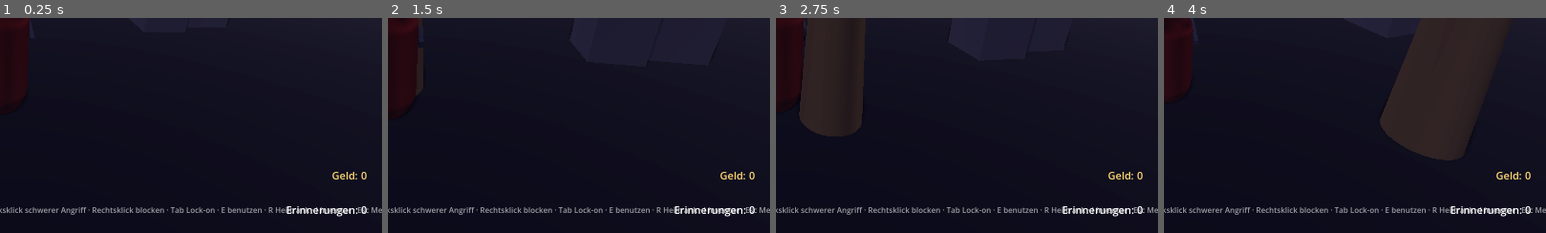
Above: before the commit, frames 1-4 (left to right).
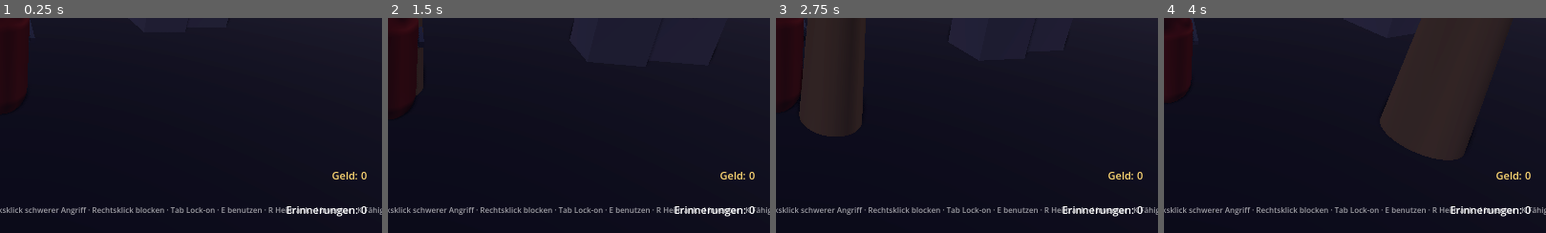
Above: after the commit, the same moments.

Repository: Aurelvonwatzdorf/nr1
Game: Godot game, scene res://tests/smoke_test.tscn
Two runs of this game, one before a commit and one after it. Both use one fixed random seed, a clock stepped at 60 frames per second and the inputs below. This scene is started directly instead of the project's main scene.
Inputs (mouse positions are % of the whole screen's width and height, from its top left):
- Up to frame 1 (0.25 s): no input
- Up to frame 2 (1.5 s): move the mouse to (55, 50) at 0.52 s; hold Right mouse button (block) 0.53-1.28 s; hold W (move_forward) from 0.53 s (still down); tap Shift (sprint) at 0.8, 1.35 s; tap Enter at 1.25 s; move the mouse to (45, 50) at 1.27 s
- Up to frame 3 (2.75 s): keep holding W (move_forward); right-click (45, 50) at 1.55 s; tap Space (dodge) at 2 s; move the mouse to (52, 48) at 2.02 s; hold Shift (sprint) from 2.03 s (still down); click (52, 48) at 2.1 s
- Up to frame 4 (4 s): keep holding W (move_forward); move the mouse to (49, 52) at 2.77 s; release Shift (sprint) at 2.78 s; right-click (49, 52) at 2.85 s; move the mouse to (57, 51) at 3.52 s; hold Shift (sprint) from 3.53 s (still down); tap Space (dodge) at 3.6 s
The pictures show only the part of the screen within x 50-100%, y 50-100%; the shares and areas given below are measured in that part.

The runs differ from the first frame. In frame 1, 0.1% of the frame differs, in the area x 94-100%, y 88-92%; in frame 2, 0.1%; in frame 3, 0.1%; in frame 4, 0.1%.

Commit message:
M5 step 2: skill trees with skill points and story locks
SkillData/SkillTreeData resources, one skill point per level-up, skills
that need previous skills or a story flag, a skill tree menu on K, and
Aurel's tree data (Aufstieg, Glut, Insider). Skills, points and story
flags are saved.

Co-Authored-By: Claude Opus 5.5 <noreply@anthropic.com>
Claude-Session: https://claude.ai/code/session_01RjnwZ2TtYogGPE8DCJukRJ

Diff:
--- a/game/project.godot
+++ b/game/project.godot
@@ -117,6 +117,11 @@
 "events": [Object(InputEventKey,"device":-1,"physical_keycode":73),
 Object(InputEventJoypadButton,"device":-1,"button_index":4)]
 }
+skills={
+"deadzone": 0.2,
+"events": [Object(InputEventKey,"device":-1,"physical_keycode":75),
+Object(InputEventJoypadButton,"device":-1,"button_index":13)]
+}
 menu={
 "deadzone": 0.2,
 "events": [Object(InputEventKey,"device":-1,"physical_keycode":4194305),
--- a/game/resources/characters/aurel.tres
+++ b/game/resources/characters/aurel.tres
@@ -3,6 +3,7 @@
 [ext_resource type="Script" path="res://scripts/characters/character_data.gd" id="1_character"]
 [ext_resource type="Resource" path="res://resources/attacks/basic_light.tres" id="2_light"]
 [ext_resource type="Resource" path="res://resources/attacks/basic_heavy.tres" id="3_heavy"]
+[ext_resource type="Resource" path="res://resources/skills/aurel_tree.tres" id="4_tree"]
 
 [resource]
 script = ExtResource("1_character")
@@ -11,4 +12,5 @@
 description = "Ehrgeiziger kleiner Konzernangestellter, der nach oben will.\n\nKampfstil: aggressiv und schnell. Sein Ehrgeiz wächst mit jedem Treffer und macht ihn stärker."
 light_attack = ExtResource("2_light")
 heavy_attack = ExtResource("3_heavy")
+skill_tree = ExtResource("4_tree")
 placeholder_color = Color(0.75, 0.22, 0.2, 1)
--- /dev/null
+++ b/game/resources/skills/aurel_tree.tres
@@ -0,0 +1,99 @@
+[gd_resource type="Resource" script_class="SkillTreeData" format=3]
+
+[ext_resource type="Script" path="res://scripts/skills/skill_tree_data.gd" id="1_tree"]
+[ext_resource type="Script" path="res://scripts/skills/skill_data.gd" id="2_skill"]
+
+[sub_resource type="Resource" id="Skill_aurel_hunger"]
+script = ExtResource("2_skill")
+id = &"aurel_hunger"
+display_name = "Hunger"
+description = "Ehrgeiz wächst 50 % schneller."
+branch = "Aufstieg"
+requires = Array[StringName]([])
+story_flag = &""
+story_hint = ""
+
+[sub_resource type="Resource" id="Skill_aurel_chain_strikes"]
+script = ExtResource("2_skill")
+id = &"aurel_chain_strikes"
+display_name = "Kettenschläge"
+description = "Jeder weitere leichte Schlag einer Kombo macht +10 % Schaden (bis +30 %)."
+branch = "Aufstieg"
+requires = Array[StringName]([&"aurel_hunger"])
+story_flag = &""
+story_hint = ""
+
+[sub_resource type="Resource" id="Skill_aurel_summit"]
+script = ExtResource("2_skill")
+id = &"aurel_summit"
+display_name = "Gipfelsturm"
+description = "Bei vollem Ehrgeiz kosten Angriffe keine Ausdauer."
+branch = "Aufstieg"
+requires = Array[StringName]([&"aurel_chain_strikes"])
+story_flag = &"first_boss_defeated"
+story_hint = "Nach dem ersten Bosssieg"
+
+[sub_resource type="Resource" id="Skill_aurel_sparks"]
+script = ExtResource("2_skill")
+id = &"aurel_sparks"
+display_name = "Funkenschlag"
+description = "Ab halbem Ehrgeiz machen Treffer +5 Feuerschaden."
+branch = "Glut"
+requires = Array[StringName]([])
+story_flag = &""
+story_hint = ""
+
+[sub_resource type="Resource" id="Skill_aurel_embers"]
+script = ExtResource("2_skill")
+id = &"aurel_embers"
+display_name = "Glutnarben"
+description = "Treffer setzen Gegner in Brand: 3 Schaden pro Sekunde für 3 Sekunden."
+branch = "Glut"
+requires = Array[StringName]([&"aurel_sparks"])
+story_flag = &""
+story_hint = ""
+
+[sub_resource type="Resource" id="Skill_aurel_wildfire"]
+script = ExtResource("2_skill")
+id = &"aurel_wildfire"
+display_name = "Lauffeuer"
+description = "Schwerer Angriff bei vollem Ehrgeiz entfesselt eine Feuerwelle (25 Schaden im Umkreis) und verbraucht den Ehrgeiz."
+branch = "Glut"
+requires = Array[StringName]([&"aurel_embers"])
+story_flag = &"embers_awakened"
+story_hint = "Wird in der Geschichte geweckt"
+
+[sub_resource type="Resource" id="Skill_aurel_badge"]
+script = ExtResource("2_skill")
+id = &"aurel_badge"
+display_name = "Firmenausweis"
+description = "Konzern-Gegner bemerken dich erst später (40 % geringere Sichtweite)."
+branch = "Insider"
+requires = Array[StringName]([])
+story_flag = &""
+story_hint = ""
+
+[sub_resource type="Resource" id="Skill_aurel_weak_spots"]
+script = ExtResource("2_skill")
+id = &"aurel_weak_spots"
+display_name = "Schwachstellenwissen"
+description = "+15 % Schaden gegen Konzern-Gegner."
+branch = "Insider"
+requires = Array[StringName]([&"aurel_badge"])
+story_flag = &""
+story_hint = ""
+
+[sub_resource type="Resource" id="Skill_aurel_takeover"]
+script = ExtResource("2_skill")
+id = &"aurel_takeover"
+display_name = "Übernahme"
+description = "Parierte Konzern-Gegner sind doppelt so lange wehrlos."
+branch = "Insider"
+requires = Array[StringName]([&"aurel_weak_spots"])
+story_flag = &"tower_escaped"
+story_hint = "Nach der Flucht aus dem Konzernturm"
+
+[resource]
+script = ExtResource("1_tree")
+branches = Array[String](["Aufstieg", "Glut", "Insider"])
+skills = Array[ExtResource("2_skill")]([SubResource("Skill_aurel_hunger"), SubResource("Skill_aurel_chain_strikes"), SubResource("Skill_aurel_summit"), SubResource("Skill_aurel_sparks"), SubResource("Skill_aurel_embers"), SubResource("Skill_aurel_wildfire"), SubResource("Skill_aurel_badge"), SubResource("Skill_aurel_weak_spots"), SubResource("Skill_aurel_takeover")])
--- a/game/scenes/levels/test_arena.tscn
+++ b/game/scenes/levels/test_arena.tscn
@@ -21,6 +21,7 @@
 [ext_resource type="PackedScene" path="res://scenes/npcs/npc.tscn" id="19_npc"]
 [ext_resource type="Script" path="res://scripts/npcs/merchant.gd" id="20_merchant"]
 [ext_resource type="PackedScene" path="res://scenes/ui/character_select_menu.tscn" id="25_select"]
+[ext_resource type="PackedScene" path="res://scenes/ui/skill_tree_menu.tscn" id="26_skills"]
 [ext_resource type="Script" path="res://scripts/npcs/old_woman.gd" id="21_old_woman"]
 [ext_resource type="Script" path="res://scripts/npcs/sick_man.gd" id="22_sick_man"]
 [ext_resource type="Resource" path="res://resources/missions/help_old_woman.tres" id="23_mission_woman"]
@@ -413,6 +414,8 @@
 
 [node name="InventoryMenu" parent="." instance=ExtResource("11_inventory")]
 
+[node name="SkillTreeMenu" parent="." instance=ExtResource("26_skills")]
+
 [node name="PauseMenu" parent="." instance=ExtResource("9_pause")]
 
 [node name="CharacterSelectMenu" parent="." instance=ExtResource("25_select")]
--- a/game/scenes/ui/hud.tscn
+++ b/game/scenes/ui/hud.tscn
@@ -75,7 +75,7 @@
 offset_bottom = -24.0
 grow_vertical = 0
 theme_override_colors/font_color = Color(1, 1, 1, 0.6)
-text = "WASD bewegen · Maus Kamera · Shift sprinten · Leertaste ausweichen · Linksklick Angriff · Shift+Linksklick schwerer Angriff · Rechtsklick blocken · Tab Lock-on · E benutzen · R Heiltrank · I Inventar · Esc Menü"
+text = "WASD bewegen · Maus Kamera · Shift sprinten · Leertaste ausweichen · Linksklick Angriff · Shift+Linksklick schwerer Angriff · Rechtsklick blocken · Tab Lock-on · E benutzen · R Heiltrank · I Inventar · K Fähigkeiten · Esc Menü"
 
 [node name="PauseLabel" type="Label" parent="."]
 unique_name_in_owner = true
--- /dev/null
+++ b/game/scenes/ui/skill_tree_menu.tscn
@@ -0,0 +1,48 @@
+[gd_scene format=3]
+
+[ext_resource type="Script" path="res://scripts/ui/skill_tree_menu.gd" id="1_skills"]
+
+[node name="SkillTreeMenu" type="CanvasLayer"]
+layer = 9
+script = ExtResource("1_skills")
+
+[node name="Dim" type="ColorRect" parent="."]
+anchors_preset = 15
+anchor_right = 1.0
+anchor_bottom = 1.0
+grow_horizontal = 2
+grow_vertical = 2
+color = Color(0.02, 0.03, 0.06, 0.85)
+
+[node name="Center" type="CenterContainer" parent="."]
+anchors_preset = 15
+anchor_right = 1.0
+anchor_bottom = 1.0
+grow_horizontal = 2
+grow_vertical = 2
+
+[node name="Items" type="VBoxContainer" parent="Center"]
+layout_mode = 2
+theme_override_constants/separation = 16
+
+[node name="TitleLabel" type="Label" parent="Center/Items"]
+unique_name_in_owner = true
+layout_mode = 2
+theme_override_font_sizes/font_size = 32
+text = "Fähigkeiten"
+horizontal_alignment = 1
+
+[node name="PointsLabel" type="Label" parent="Center/Items"]
+unique_name_in_owner = true
+layout_mode = 2
+horizontal_alignment = 1
+
+[node name="Branches" type="HBoxContainer" parent="Center/Items"]
+unique_name_in_owner = true
+layout_mode = 2
+theme_override_constants/separation = 24
+
+[node name="CloseButton" type="Button" parent="Center/Items"]
+unique_name_in_owner = true
+layout_mode = 2
+text = "Schließen"
--- a/game/scripts/characters/character_data.gd
+++ b/game/scripts/characters/character_data.gd
@@ -64,5 +64,5 @@
 @export_group("Geschichte")
 ## Kurze Zeilen des Begleiters zu Spielbeginn (Dialogsystem kommt in M8).
 @export var intro_lines: Array[String] = []
-## Fähigkeitenbaum (kommt in M4).
-@export var skill_tree: Resource
+## Fähigkeitenbaum der Figur.
+@export var skill_tree: SkillTreeData
--- /dev/null
+++ b/game/scripts/skills/skill_data.gd
@@ -0,0 +1,18 @@
+class_name SkillData
+extends Resource
+## Eine Fähigkeit im Fähigkeitenbaum einer Figur.
+## Die Wirkung steht im Code (abgefragt mit `GameState.has_skill(id)`).
+
+@export var id: StringName = &""
+@export var display_name: String = ""
+@export_multiline var description: String = ""
+## Name des Astes, z. B. „Aufstieg“.
+@export var branch: String = ""
+## Fähigkeitspunkte, die das Freischalten kostet.
+@export var cost: int = 1
+## Diese Fähigkeiten muss man vorher haben.
+@export var requires: Array[StringName] = []
+## Story-Fortschritt, der nötig ist (leer = keiner).
+@export var story_flag: StringName = &""
+## Hinweis, wann der Story-Fortschritt kommt („Nach dem ersten Bosssieg“).
+@export var story_hint: String = ""
--- /dev/null
+++ b/game/scripts/skills/skill_tree_data.gd
@@ -0,0 +1,21 @@
+class_name SkillTreeData
+extends Resource
+## Der Fähigkeitenbaum einer Figur: Äste in Anzeige-Reihenfolge und alle Fähigkeiten.
+
+@export var branches: Array[String] = []
+@export var skills: Array[SkillData] = []
+
+
+func get_skills_in_branch(branch: String) -> Array[SkillData]:
+	var result: Array[SkillData] = []
+	for skill in skills:
+		if skill.branch == branch:
+			result.append(skill)
+	return result
+
+
+func get_skill(id: StringName) -> SkillData:
+	for skill in skills:
+		if skill.id == id:
+			return skill
+	return null
--- a/game/scripts/systems/event_bus.gd
+++ b/game/scripts/systems/event_bus.gd
@@ -31,6 +31,10 @@
 signal mission_completed(mission: MissionData)
 ## Eine Mission ist gescheitert.
 signal mission_failed(mission: MissionData)
+## Eine Fähigkeit wurde freigeschaltet.
+signal skill_unlocked(skill: SkillData)
+## Story-Fortschritt erreicht.
+signal story_flag_set(flag: StringName)
 ## Kurze Meldung für das HUD.
 signal message_requested(text: String)
 ## Die Spielfigur hat an einem Ankerspiegel gerastet.
--- a/game/scripts/systems/game_state.gd
+++ b/game/scripts/systems/game_state.gd
@@ -21,6 +21,15 @@
 	set(value):
 		money = maxi(value, 0)
 		EventBus.money_changed.emit(money)
+
+enum SkillStatus { UNLOCKED, AVAILABLE, NEEDS_POINTS, NEEDS_PREVIOUS, STORY_LOCKED }
+
+## Fähigkeitspunkte (1 pro Level-Up).
+var skill_points: int = 0
+## Freigeschaltete Fähigkeiten (IDs).
+var unlocked_skills: Array[StringName] = []
+## Erreichter Story-Fortschritt (z. B. &"first_boss_defeated").
+var story_flags: Array[StringName] = []
 
 enum MissionStatus { NOT_STARTED, ACTIVE, COMPLETED, FAILED }
 
@@ -80,7 +89,45 @@
 	if memories < cost:
 		return false
 	memories -= cost
+	skill_points += 1
 	stats.increase(stat)
+	return true
+
+
+func has_skill(id: StringName) -> bool:
+	return unlocked_skills.has(id)
+
+
+func has_story_flag(flag: StringName) -> bool:
+	return story_flags.has(flag)
+
+
+## Story-Fortschritt erreicht (schaltet Story-gebundene Fähigkeiten frei).
+func set_story_flag(flag: StringName) -> void:
+	if not story_flags.has(flag):
+		story_flags.append(flag)
+		EventBus.story_flag_set.emit(flag)
+
+
+func get_skill_status(skill: SkillData) -> SkillStatus:
+	if has_skill(skill.id):
+		return SkillStatus.UNLOCKED
+	if skill.story_flag != &"" and not has_story_flag(skill.story_flag):
+		return SkillStatus.STORY_LOCKED
+	for required in skill.requires:
+		if not has_skill(required):
+			return SkillStatus.NEEDS_PREVIOUS
+	if skill_points < skill.cost:
+		return SkillStatus.NEEDS_POINTS
+	return SkillStatus.AVAILABLE
+
+
+func try_unlock_skill(skill: SkillData) -> bool:
+	if get_skill_status(skill) != SkillStatus.AVAILABLE:
+		return false
+	skill_points -= skill.cost
+	unlocked_skills.append(skill.id)
+	EventBus.skill_unlocked.emit(skill)
 	return true
 
 
@@ -155,6 +202,9 @@
 	collected_pickups.clear()
 	mission_states.clear()
 	dead_npcs.clear()
+	skill_points = 0
+	unlocked_skills.clear()
+	story_flags.clear()
 	checkpoint_transform = Transform3D.IDENTITY
 	has_checkpoint = false
 
@@ -172,6 +222,9 @@
 		"checkpoint": var_to_str(checkpoint_transform),
 		"moral": moral.to_array(),
 		"missions": _missions_to_dict(),
+		"skill_points": skill_points,
+		"skills": unlocked_skills.map(func(id: StringName) -> String: return String(id)),
+		"story_flags": story_flags.map(func(id: StringName) -> String: return String(id)),
 		"dead_npcs": dead_npcs.map(func(id: StringName) -> String: return String(id)),
 	}
 
@@ -192,6 +245,11 @@
 	if transform is Transform3D:
 		checkpoint_transform = transform
 	moral.from_array(data.get("moral", []))
+	skill_points = int(data.get("skill_points", 0))
+	for id: Variant in data.get("skills", []):
+		unlocked_skills.append(StringName(str(id)))
+	for id: Variant in data.get("story_flags", []):
+		story_flags.append(StringName(str(id)))
 	for id: Variant in data.get("dead_npcs", []):
 		dead_npcs.append(StringName(str(id)))
 	var missions: Dictionary = data.get("missions", {})
--- /dev/null
+++ b/game/scripts/ui/skill_tree_menu.gd
@@ -0,0 +1,104 @@
+class_name SkillTreeMenu
+extends GameMenu
+## Fähigkeitenbaum (Taste K): Äste nebeneinander, Fähigkeiten mit Punkten freischalten.
+
+@onready var title_label: Label = %TitleLabel
+@onready var points_label: Label = %PointsLabel
+@onready var branches_box: HBoxContainer = %Branches
+@onready var close_button: Button = %CloseButton
+
+
+func _ready() -> void:
+	super._ready()
+	close_button.pressed.connect(close)
+
+
+func _unhandled_input(event: InputEvent) -> void:
+	if is_open and (event.is_action_pressed(&"menu") or event.is_action_pressed(&"skills")):
+		close()
+		get_viewport().set_input_as_handled()
+	elif not is_open and event.is_action_pressed(&"skills") and not GameState.is_menu_open():
+		open()
+		get_viewport().set_input_as_handled()
+
+
+func _on_opened() -> void:
+	_refresh()
+	close_button.grab_focus()
+
+
+## Freischalten (auch für Tests).
+func try_unlock(skill: SkillData) -> bool:
+	var success := GameState.try_unlock_skill(skill)
+	_refresh()
+	return success
+
+
+func _get_tree_data() -> SkillTreeData:
+	var player := get_tree().get_first_node_in_group(&"player") as Player
+	return player.character_data.skill_tree if player else null
+
+
+func _refresh() -> void:
+	for child in branches_box.get_children():
+		child.queue_free()
+	points_label.text = "Fähigkeitspunkte: %d   (1 Punkt pro Level-Up am Ankerspiegel)" % GameState.skill_points
+	var tree_data := _get_tree_data()
+	var player := get_tree().get_first_node_in_group(&"player") as Player
+	title_label.text = "Fähigkeiten – %s" % (player.character_data.display_name if player else "")
+	if tree_data == null:
+		var label := Label.new()
+		label.text = "Dieser Fähigkeitenbaum kommt bald."
+		branches_box.add_child(label)
+		return
+	for branch in tree_data.branches:
+		branches_box.add_child(_make_branch(tree_data, branch))
+
+
+func _make_branch(tree_data: SkillTreeData, branch: String) -> VBoxContainer:
+	var column := VBoxContainer.new()
+	column.custom_minimum_size.x = 300
+	column.add_theme_constant_override(&"separation", 10)
+	var header := Label.new()
+	header.text = branch
+	header.add_theme_font_size_override(&"font_size", 24)
+	header.horizontal_alignment = HORIZONTAL_ALIGNMENT_CENTER
+	column.add_child(header)
+	for skill in tree_data.get_skills_in_branch(branch):
+		column.add_child(_make_skill_card(skill))
+	return column
+
+
+func _make_skill_card(skill: SkillData) -> PanelContainer:
+	var card := PanelContainer.new()
+	var box := VBoxContainer.new()
+	var name_label := Label.new()
+	name_label.text = skill.display_name
+	name_label.add_theme_font_size_override(&"font_size", 19)
+	var description := Label.new()
+	description.text = skill.description
+	description.autowrap_mode = TextServer.AUTOWRAP_WORD_SMART
+	description.modulate.a = 0.75
+	box.add_child(name_label)
+	box.add_child(description)
+	var status := GameState.get_skill_status(skill)
+	if status == GameState.SkillStatus.UNLOCKED:
+		var done := Label.new()
+		done.text = "✓ Erlernt"
+		done.modulate = Color(0.6, 1.0, 0.7)
+		box.add_child(done)
+	elif status == GameState.SkillStatus.STORY_LOCKED:
+		var locked := Label.new()
+		locked.text = "Gesperrt: %s" % skill.story_hint
+		locked.modulate = Color(1.0, 0.75, 0.5)
+		box.add_child(locked)
+	else:
+		var button := Button.new()
+		button.text = "Lernen (%d Punkt)" % skill.cost
+		button.disabled = status != GameState.SkillStatus.AVAILABLE
+		if status == GameState.SkillStatus.NEEDS_PREVIOUS:
+			button.text = "Braucht vorige Fähigkeit"
+		button.pressed.connect(try_unlock.bind(skill))
+		box.add_child(button)
+	card.add_child(box)
+	return card
--- a/game/tests/smoke_test.gd
+++ b/game/tests/smoke_test.gd
@@ -463,6 +463,35 @@
 	_check(player.character_data.id == &"aurel", "Wechsel zurück zu Aurel")
 	SaveSystem.delete_save()
 
+	# Fähigkeiten: Punkte durch Level-Up, Reihenfolge, Story-Sperre
+	var tree_data := player.character_data.skill_tree
+	_check(tree_data != null and tree_data.branches.size() == 3 and tree_data.skills.size() == 9, "Aurel hat einen Baum mit 3 Ästen und 9 Fähigkeiten")
+	var hunger := tree_data.get_skill(&"aurel_hunger")
+	var chain := tree_data.get_skill(&"aurel_chain_strikes")
+	var summit := tree_data.get_skill(&"aurel_summit")
+	_check(not GameState.try_unlock_skill(hunger), "Ohne Punkte nichts lernen")
+	GameState.memories = 1000
+	GameState.try_level_up(&"strength")
+	GameState.try_level_up(&"strength")
+	GameState.try_level_up(&"strength")
+	_check(GameState.skill_points == 3, "3 Level-Ups geben 3 Fähigkeitspunkte")
+	_check(not GameState.try_unlock_skill(chain), "Zweite Fähigkeit braucht die erste")
+	var skill_menu: SkillTreeMenu = arena.get_node("SkillTreeMenu")
+	await _send_action(&"skills")
+	_check(skill_menu.is_open, "K öffnet den Fähigkeitenbaum")
+	_check(skill_menu.try_unlock(hunger) and GameState.has_skill(&"aurel_hunger"), "„Hunger“ gelernt")
+	_check(skill_menu.try_unlock(chain), "„Kettenschläge“ danach lernbar")
+	_check(GameState.get_skill_status(summit) == GameState.SkillStatus.STORY_LOCKED, "„Gipfelsturm“ ist an die Story gebunden")
+	GameState.set_story_flag(&"first_boss_defeated")
+	_check(skill_menu.try_unlock(summit) and GameState.skill_points == 0, "Nach dem Story-Fortschritt lernbar")
+	skill_menu.close()
+	var saved_skills := GameState.to_dict()
+	GameState.reset()
+	GameState.from_dict(saved_skills)
+	_check(GameState.has_skill(&"aurel_summit") and GameState.has_story_flag(&"first_boss_defeated"), "Fähigkeiten und Story werden gespeichert")
+	GameState.reset()
+	await _frames(3)
+
 	# Figur aus Daten laden (Tahirou)
 	_check(GameState.select_character(&"tahirou"), "Tahirou kann gewählt werden")
 	var tahirou: Player = PLAYER_SCENE.instantiate()
Not shown, added: game/scripts/skills/skill_data.gd.uid
Not shown, added: game/scripts/skills/skill_tree_data.gd.uid
Not shown, added: game/scripts/ui/skill_tree_menu.gd.uid
Not shown, changed: CLAUDE.md
